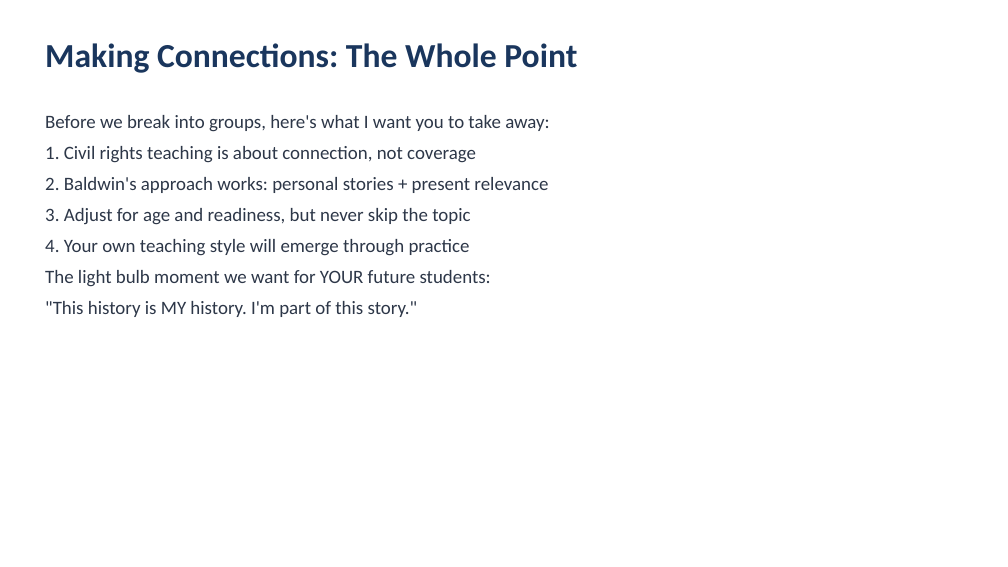
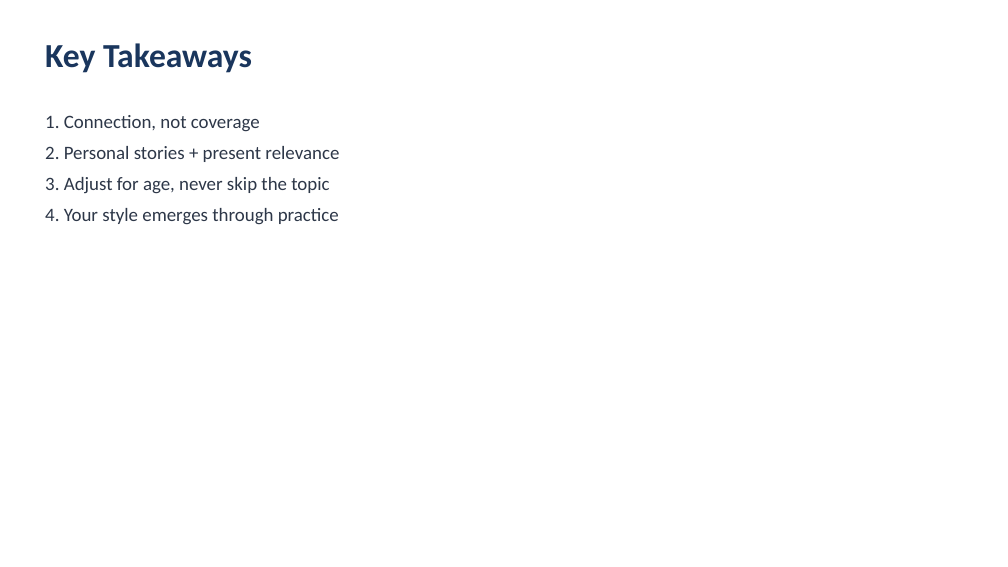
Before and after one commit to bme-wacoisd/tea, a slide deck: slide 12 of lessons/01-james-baldwin-civil-rights/slides.pptx. Drawn at 1008x567 pixels with LibreOffice and Linux fonts; fonts in the diff are those of the drawing. Boxes give left, top, right and bottom in pixels: in the first picture for what was removed or moved away, otherwise in the second. Text is boxed around its words. In the diff, an @@ line names an element or a change of style, - is before the commit and + after.

```diff
--- a/lessons/01-james-baldwin-civil-rights/slides.pptx
+++ b/lessons/01-james-baldwin-civil-rights/slides.pptx
@@ text at (45,43,252,73): text changed @@
-Making Connections: The Whole Point
+Key Takeaways
@@ text at (45,115,339,225): text changed @@
-Before we break into groups, here's what I want you to take away:
-1. Civil rights teaching is about connection, not coverage
-2. Baldwin's approach works: personal stories + present relevance
-3. Adjust for age and readiness, but never skip the topic
-4. Your own teaching style will emerge through practice
-The light bulb moment we want for YOUR future students:
-"This history is MY history. I'm part of this story."
+1. Connection, not coverage
+2. Personal stories + present relevance
+3. Adjust for age, never skip the topic
+4. Your style emerges through practice
```
Also in this commit, not shown: 13 other slides changed, 3 other files.
